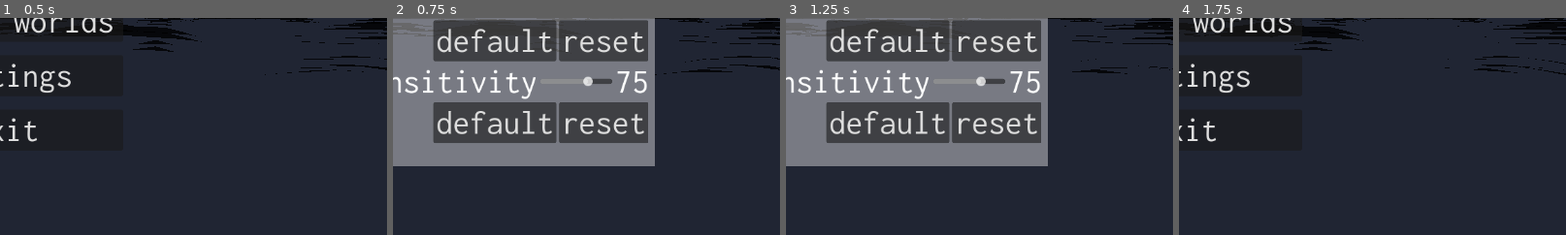
Above: before the commit, frames 1-4 (left to right).
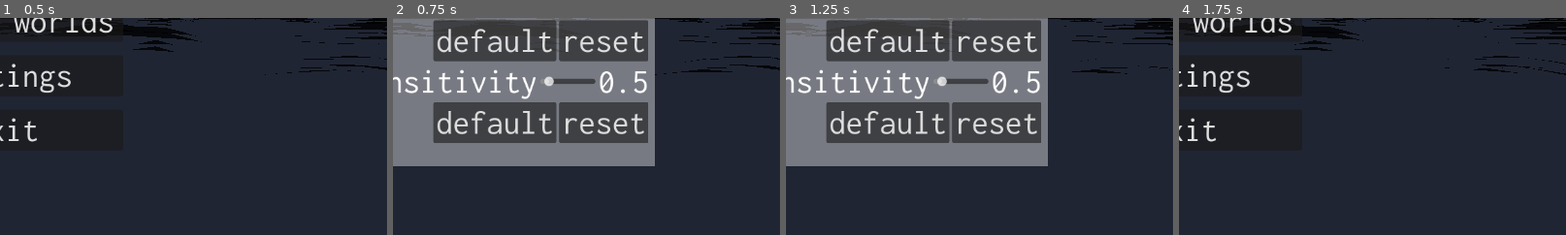
Above: after the commit, the same moments.

Repository: illogicalapple/open-water
Game: Godot game, scene res://scenes/start_menu.tscn
Two runs of this game, one before a commit and one after it. Both use one fixed random seed, a clock stepped at 60 frames per second and the inputs below.
Inputs:
- Up to frame 1 (0.5 s): no input
- Up to frame 2 (0.75 s): click "settings" at 0.5 s
- Up to frame 3 (1.25 s): no input
- Up to frame 4 (1.75 s): click "<" at 1.25 s
The pictures show only the part of the screen within x 49-99%, y 43-93%; the shares and areas given below are measured in that part.

Frame 1 is identical in both runs. In frame 2, 0.7% of the frame differs, in the area x 39-62%, y 24-35%; in frame 3, 0.7%; in frame 4, nothing differs.

Commit message:
fov and mouse sensitivty settings have an affect

Diff:
--- a/player_character/player_character.gd
+++ b/player_character/player_character.gd
@@ -1,7 +1,7 @@
 extends CharacterBody3D
 
 var speed = 10
-var mouse_sensitivity = 0.5
+#var mouse_sensitivity = 0.5
 var veloc=Vector3(0,0,0)
 var jumpheight=30
 @onready var camera = $Camera3D
@@ -47,6 +47,8 @@
 		set_up_direction(Vector3.UP)
 		move_and_slide()
 		synchronizer.position = global_position
+
+		camera.fov = Settings.video_submenu.get_fov()
 		#camera.fov = Settings.video_settings[Settings.VideoSettings.FOV]
 
 func _unhandled_input(event: InputEvent) -> void:
@@ -54,6 +56,8 @@
 #		if event is InputEventKey and event.is_pressed() and event.keycode == KEY_ESCAPE:
 #			Input.mouse_mode = Input.MOUSE_MODE_CAPTURED if Input.mouse_mode == Input.MOUSE_MODE_VISIBLE else Input.MOUSE_MODE_VISIBLE
 		if event is InputEventMouseMotion and Input.mouse_mode == Input.MOUSE_MODE_CAPTURED:
+			var mouse_sensitivity = Settings.video_submenu.get_mouse_sensitivity()
+
 			rotate_y(-deg_to_rad(event.relative.x) * mouse_sensitivity)
 			synchronizer.y_rotation = rotation.y
 			camera.rotate_x(-deg_to_rad(event.relative.y) * mouse_sensitivity)
--- a/scenes/VideoSubMenu.gd
+++ b/scenes/VideoSubMenu.gd
@@ -60,3 +60,9 @@
 
 func mosue_sensitivity_slider_change(value: float) -> void:
 	mouse_sensitivity_label.text = str(value)
+
+# Getters:
+func get_fov() -> float:
+	return fov_slider.value
+func get_mouse_sensitivity() -> float:
+	return mouse_sensitivity_slider.value
--- a/scenes/settings.gd
+++ b/scenes/settings.gd
@@ -82,11 +82,11 @@
 func entered() -> void:
 	visible = true
 	reset_setting = settings.duplicate(true)
-	print ("reset settings: ", reset_setting)
+	#print ("reset settings: ", reset_setting)
 
 # Called when exited from MainMenu and EscapeMenu
 func exited() -> void:
-	print ("exited")
+	#print ("exited")
 	visible = false
 	save_settings()
 	reset_setting = {}
@@ -123,7 +123,7 @@
 		var property_path = array_val[1]
 		var value = array_val[2]
 
-		print ("array val: ", array_val)
+		#print ("array val: ", array_val)
 
 		attempt_set_value_or_handle_error(key, node_path, property_path, value)
 
@@ -239,12 +239,12 @@
 	var settings_file := FileAccess.open(settings_file_path, FileAccess.WRITE)
 
 	# Check if there are any errors for opening the file.
-	if settings_file.get_open_error() != Error.OK:
+	if FileAccess.get_open_error() != Error.OK:
 		# Prints error and returns.
-		printerr("Unable to save settings: ", settings_file.get_open_error())
-		return
-
-	print ("settings before save: ", settings)
+		printerr("Unable to save settings: ", FileAccess.get_open_error())
+		return
+
+	#print ("settings before save: ", settings)
 
 	# Convert settings Dictionary into JSON formatted String.
 	var settings_json_stringified : String = JSON.stringify(settings, "", false, true)
@@ -252,9 +252,9 @@
 	# Store JSON String to file.
 	settings_file.store_string(settings_json_stringified)
 
-	print ("- saved to: ", settings_file.get_path_absolute())
-
-	print ("saved settings: ", settings)
+	print ("saved to: ", settings_file.get_path_absolute())
+
+	#print ("saved settings: ", settings)
 
 	# Close File.
 	#settings_file.close() # Can remove this line. Closes by itself anyway.
@@ -273,9 +273,9 @@
 		print ("loading settings from: ", settings_file.get_path_absolute())
 
 		# Check if there are any errors for opening the file.
-		if settings_file.get_open_error() != Error.OK:
+		if FileAccess.get_open_error() != Error.OK:
 			# Prints error and returns.
-			printerr("Unable to load settings: ", settings_file.get_open_error())
+			printerr("Unable to load settings: ", FileAccess.get_open_error())
 			return
 
 		# Get JSON String from file.
@@ -289,7 +289,7 @@
 
 		# Convert settings Dictionary into JSON formatted String.
 		# parse_string() returns errors only.
-		var parsed_settings_result = json.parse_string(settings_json_stringified)
+		var parsed_settings_result = JSON.parse_string(settings_json_stringified)
 
 		#print_debug("parsed data: ", settings_json_stringified)
 
--- a/scenes/settings_menu.tscn
+++ b/scenes/settings_menu.tscn
@@ -154,9 +154,10 @@
 layout_mode = 2
 size_flags_horizontal = 3
 size_flags_vertical = 4
-min_value = 30.0
-max_value = 95.0
-value = 75.0
+min_value = 0.1
+max_value = 5.0
+step = 0.01
+value = 0.5
 
 [node name="Value" type="Label" parent="MarginContainer/MarginContainer/VBoxContainer/HBoxContainer/VideoSubMenu/VBoxContainer/Mouse Sensitivity/HBoxVontainer"]
 layout_mode = 2
